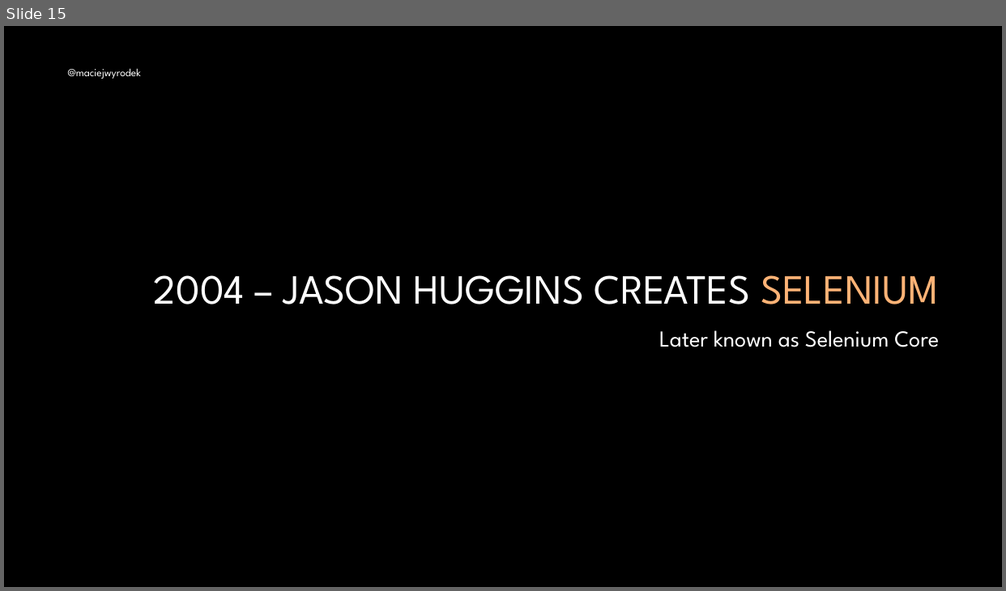
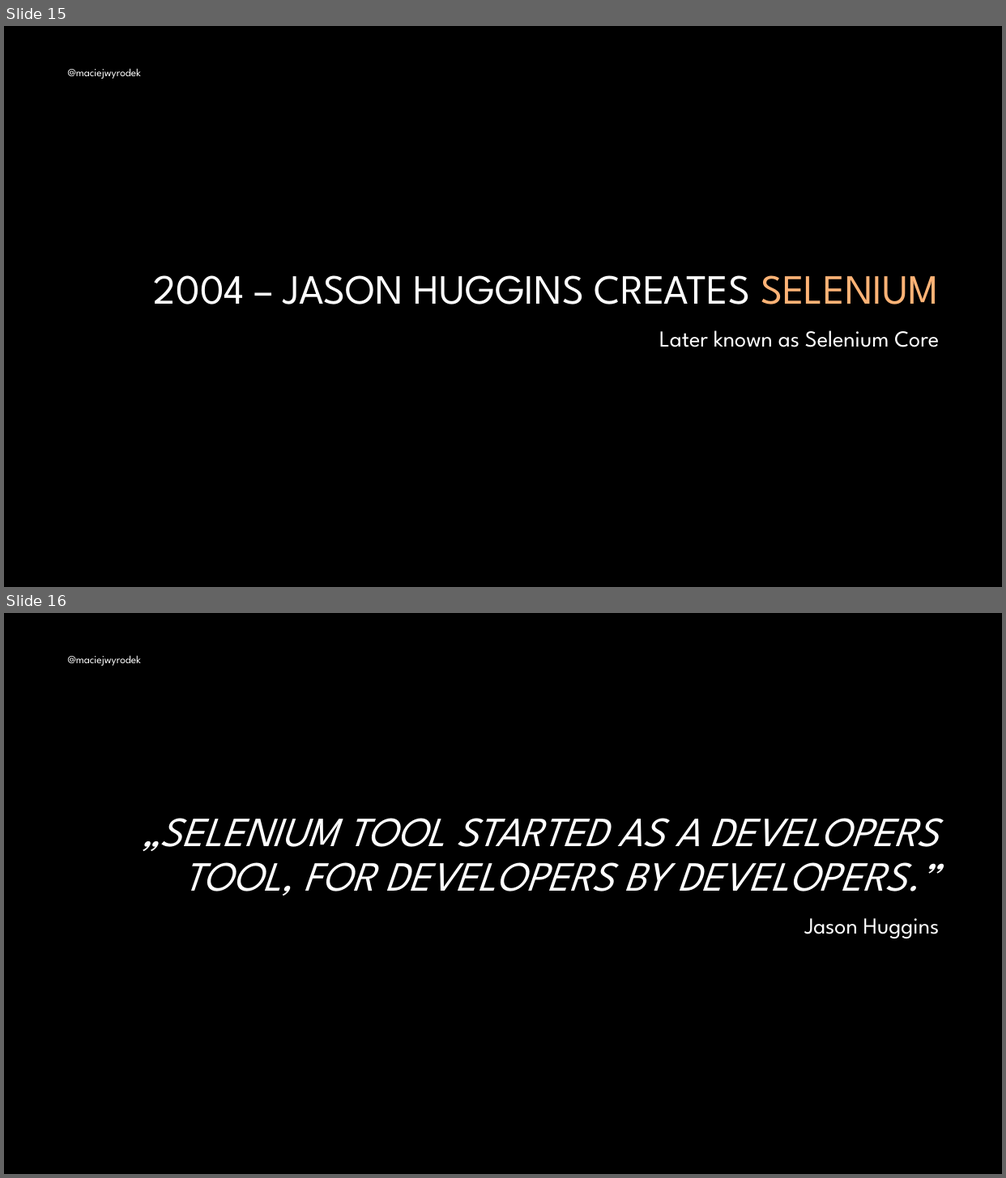
Before and after one commit to mwyrodek/SeleniumPresentation, a slide deck: docs/selenium.pptx. Shown one above the other, each under a label of ours: slide 15 before the commit, slides 15 and 16 after it. The pictures are 1006x591 and 1006x1178 pixels, drawn with LibreOffice and Linux fonts; fonts in the diff are those of the drawing; background and template pictures are left out. Boxes give left, top, right and bottom in pixels: in the first picture for what was removed or moved away, otherwise in the second. Text is boxed around its words. In the diff, an @@ line names an element or a change of style, - is before the commit and + after.

```diff
--- a/docs/selenium.pptx
+++ b/docs/selenium.pptx
@@ slide 16 added at (4,613,1002,1174), background #000000 @@
@@ text added at (68,655,141,666), 10.5 pt, text #FFFFFF @@
+@maciejwyrodek
@@ title added at (143,818,939,896), 40 pt, text #FFFFFF, italic @@
+„SELENIUM TOOL STARTED AS A DEVELOPERS TOOL, FOR DEVELOPERS BY DEVELOPERS.”
@@ text added at (804,918,940,939), 22 pt, text #FFFFFF @@
+Jason Huggins
```
Also in this commit, not shown: 3 slides changed, 3 other slides added.
